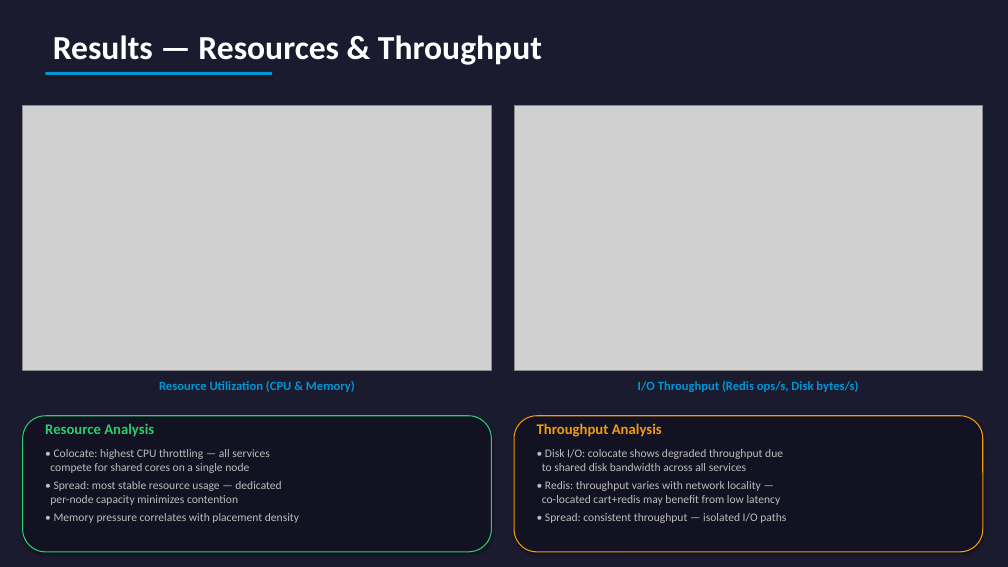
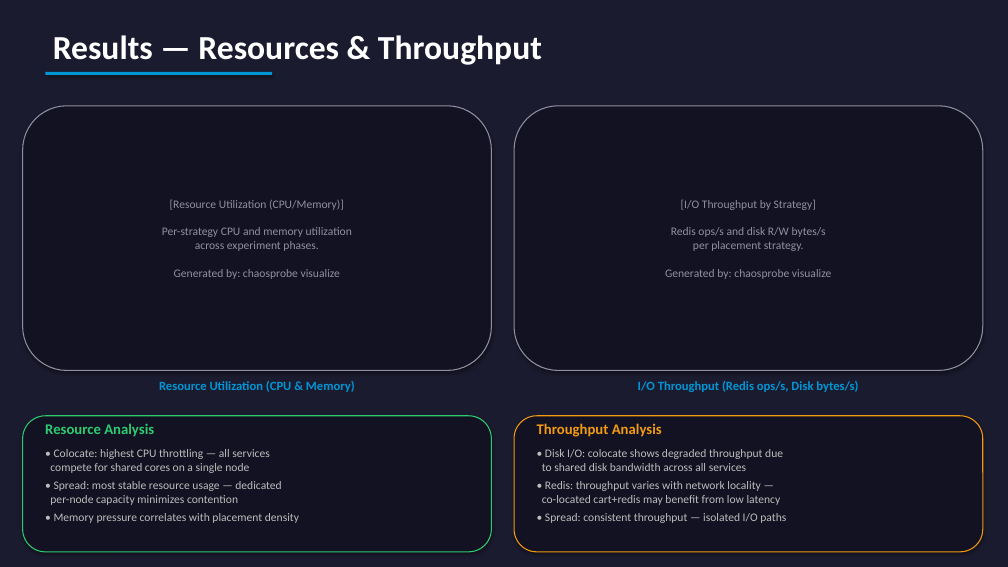
Before and after one commit to yhu02/uva-msc-thesis, a slide deck: slide 11 of ChaosProbe_Presentation.pptx. Drawn at 1008x567 pixels with LibreOffice and Linux fonts; fonts in the diff are those of the drawing; grey boxes stand for pictures. Boxes give left, top, right and bottom in pixels: in the first picture for what was removed or moved away, otherwise in the second. Text is boxed around its words. In the diff, an @@ line names an element or a change of style, - is before the commit and + after.

```diff
--- a/ChaosProbe_Presentation.pptx
+++ b/ChaosProbe_Presentation.pptx
@@ picture removed at bbox=[23, 106, 492, 371] @@
@@ rounded rectangle added at bbox=[23, 106, 492, 371], fill #121222, outline #9090A0 1 pt, 11 pt, text #9090A0 @@
+[Resource Utilization (CPU/Memory)]
+Per-strategy CPU and memory utilization
+across experiment phases.
+Generated by: chaosprobe visualize
@@ picture removed at bbox=[514, 106, 983, 371] @@
@@ rounded rectangle added at bbox=[514, 106, 983, 371], fill #121222, outline #9090A0 1 pt, 11 pt, text #9090A0 @@
+[I/O Throughput by Strategy]
+Redis ops/s and disk R/W bytes/s
+per placement strategy.
+Generated by: chaosprobe visualize
```
Also in this commit, not shown: 6 other slides changed, 1 slide added, 1 slide removed, 2 other files.
